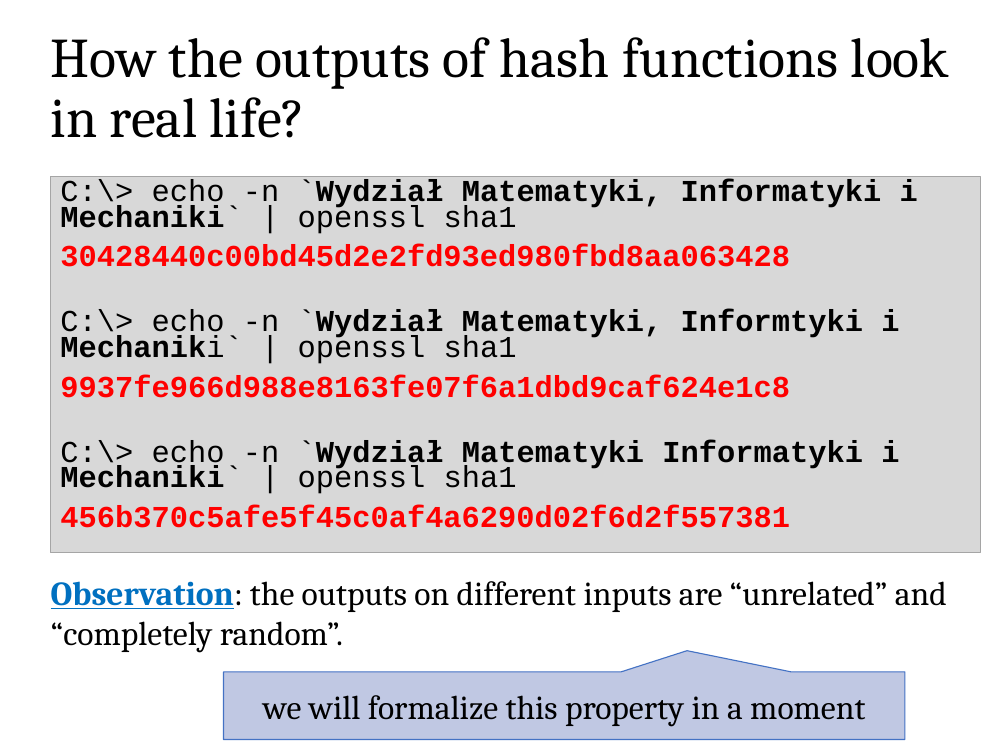
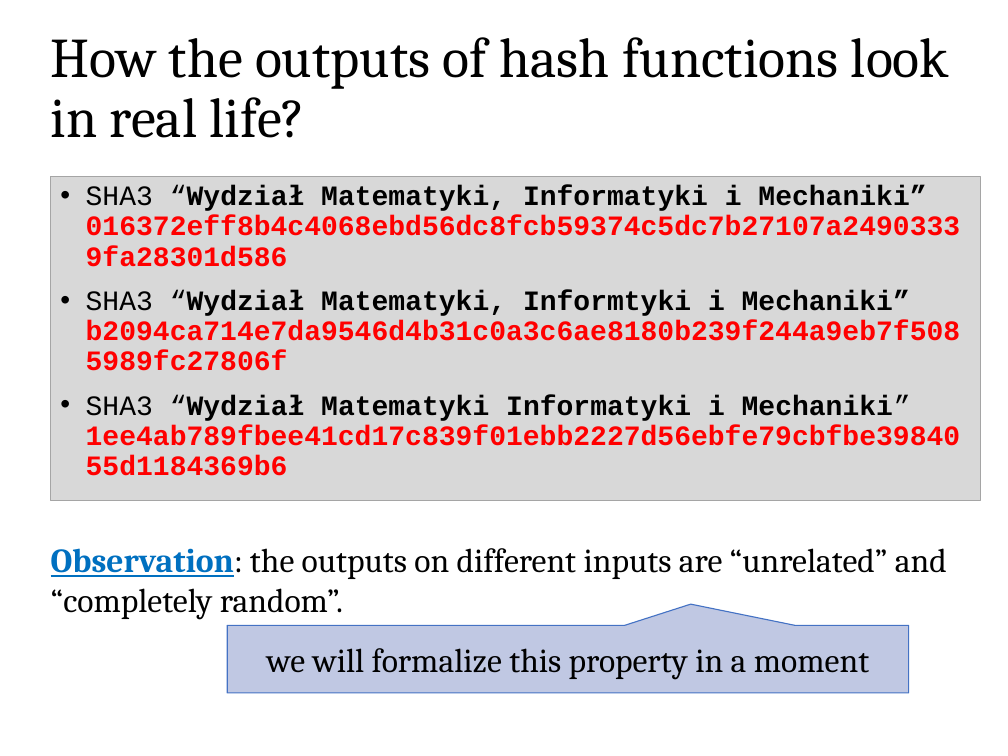
Before and after one commit to sdziembowski/cryptography-I-2025, a slide deck: slide 47 of Slides/chapter03.pptx. Drawn at 1008x756 pixels with LibreOffice and Linux fonts; fonts in the diff are those of the drawing. Boxes give left, top, right and bottom in pixels: in the first picture for what was removed or moved away, otherwise in the second. Text is boxed around its words. In the diff, an @@ line names an element or a change of style, - is before the commit and + after.

```diff
--- a/Slides/chapter03.pptx
+++ b/Slides/chapter03.pptx
@@ text "SHA3 “Wydział Matematyki, Informatyki i ..." resized from (x1=50, y1=176, x2=980, y2=552) to (x1=50, y1=176, x2=980, y2=500) @@
@@ text at (x1=86, y1=185, x2=926, y2=421): text changed; size 21.7 to 20 pt; text colour #000000 to #FF0000 @@
-C:\> echo -n `Wydział Matematyki, Informatyki i Mechaniki` | openssl sha1
-30428440c00bd45d2e2fd93ed980fbd8aa063428
-C:\> echo -n `Wydział Matematyki, Informtyki i Mechaniki` | openssl sha1
-9937fe966d988e8163fe07f6a1dbd9caf624e1c8
-C:\> echo -n `Wydział Matematyki Informatyki i Mechaniki` | openssl sha1
-456b370c5afe5f45c0af4a6290d02f6d2f557381
+• SHA3 “Wydział Matematyki, Informatyki i Mechaniki”
+  016372eff8b4c4068ebd56dc8fcb59374c5dc7b27107a24903339fa28301d586
+• SHA3 “Wydział Matematyki, Informtyki i Mechaniki”
+  b2094ca714e7da9546d4b31c0a3c6ae8180b239f244a9eb7f5085989fc27806f
+• SHA3 “Wydział Matematyki Informatyki i Mechaniki”
+  1ee4ab789fbee41cd17c839f01ebb2227d56ebfe79cbfbe3984055d1184369b6
@@ text "Observation: the outputs on different ..." moved from (x1=51, y1=581, x2=947, y2=653) to (x1=51, y1=548, x2=947, y2=620) @@
@@ speech box "we will formalize this property ..." moved from (x1=224, y1=672, x2=905, y2=740) to (x1=227, y1=625, x2=908, y2=692) @@
```
Also in this commit, not shown: 2 other slides changed.
